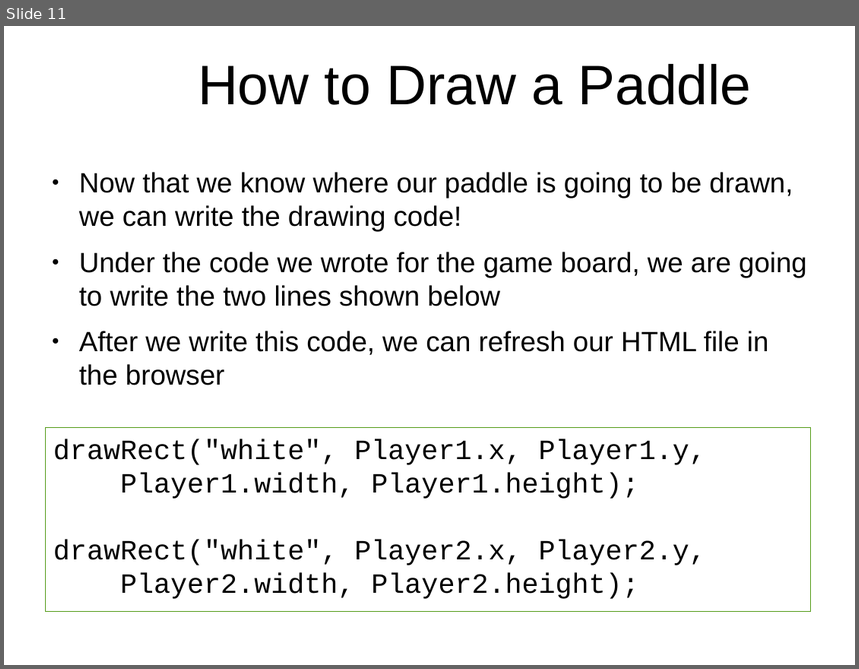
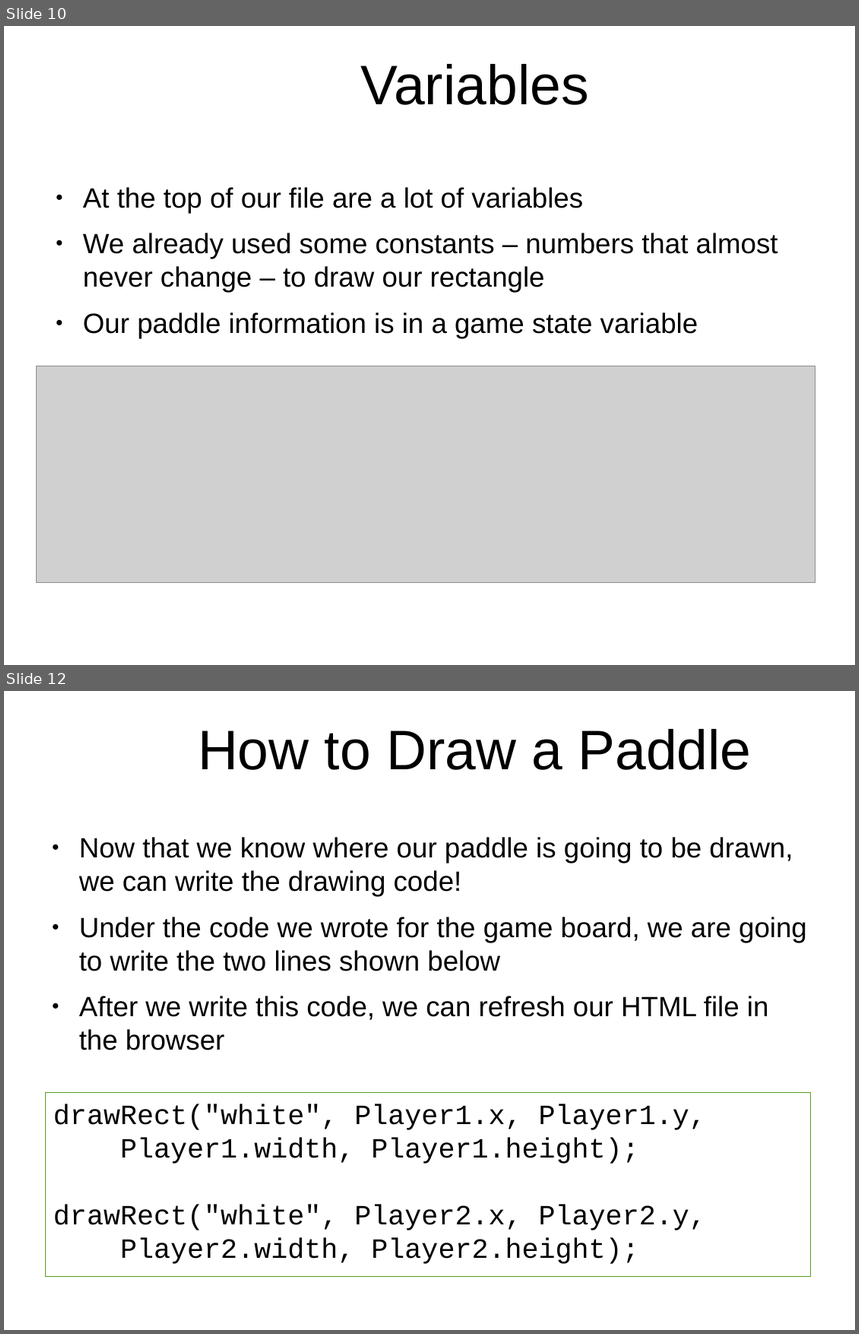
Before and after one commit to originalgrego/PaddleBattle, a slide deck: PaddleBattle - Explorathon 2017.odp. Shown one above the other, each under a label of ours: slide 11 before the commit, slides 10 and 12 after it; the slides between them are not shown. The pictures are 859x669 and 859x1334 pixels, drawn with LibreOffice and Linux fonts; fonts in the diff are those of the drawing; grey boxes stand for pictures; background and template pictures are left out. Boxes give left, top, right and bottom in pixels: in the first picture for what was removed or moved away, otherwise in the second. Text is boxed around its words. In the diff, an @@ line names an element or a change of style, - is before the commit and + after.

Commit message:
Adding some more slides, images to the presentation; making the presentation flow a little better and correcting some misinformation

```diff
--- a/PaddleBattle - Explorathon 2017.odp
+++ b/PaddleBattle - Explorathon 2017.odp
@@ slide 10 added at box(4, 26, 855, 665), background picture (left out) @@
@@ title added at box(361, 64, 589, 105), 51.9 pt, text #000000 @@
+Variables
@@ text added at box(83, 187, 778, 338), 26 pt, text #000000 @@
+● At the top of our file are a lot of variables
+● We already used some constants – numbers that almost never change – to draw our rectangle
+● Our paddle information is in a game state variable
@@ picture added at box(37, 366, 815, 583) @@
@@ what was slide 11 is now slide 12 @@
```
Also in this commit, not shown: 13 slides changed, 1 other slide added, 2 other files.
